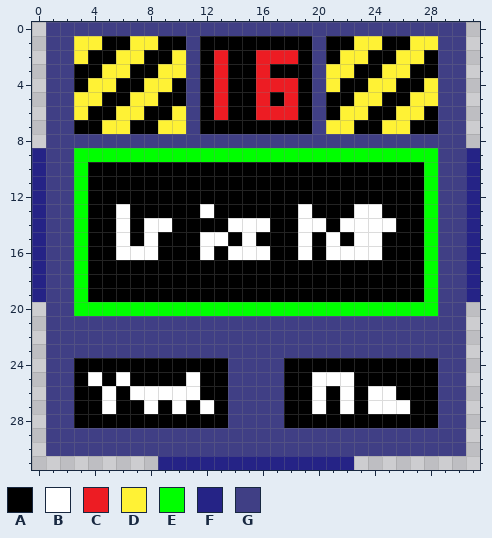
Two states of a pixel-art sprite, Icons/Common Sense.png. That is the earlier state.
The file is 32x32 pixels. Colours within 5 levels of each other are drawn and written as one.
Palette (. is transparent): A #000000  B #ffffff  C #ed1c23  D #fff235  E #00ff00  F #252386  G #403f85
The result:
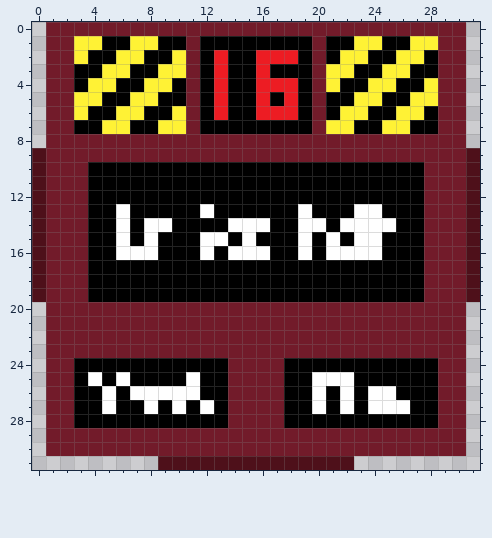
Difference:
colour F: #252386 -> #4e101a
colour G: #403f85 -> #721b2a
y 9: x 3..28 EEEEEEEEEEEEEEEEEEEEEEEEEE -> GGGGGGGGGGGGGGGGGGGGGGGGGG
y 10..19: x 3 E -> G; x 28 E -> G
y 20: x 3..28 EEEEEEEEEEEEEEEEEEEEEEEEEE -> GGGGGGGGGGGGGGGGGGGGGGGGGG
Where, in picture pixels (left, top, right, bottom), the same in both pictures:
changed: (32, 22, 480, 470)
